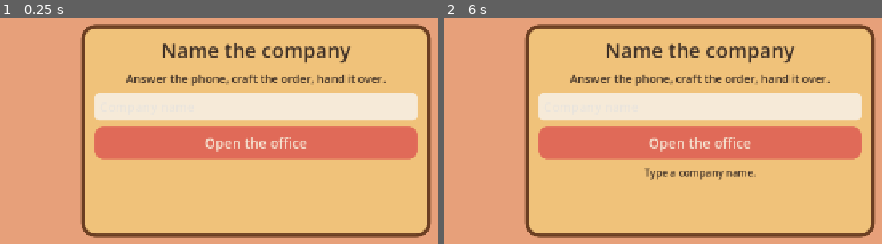
Above: before the commit, frames 1-2 (left to right).
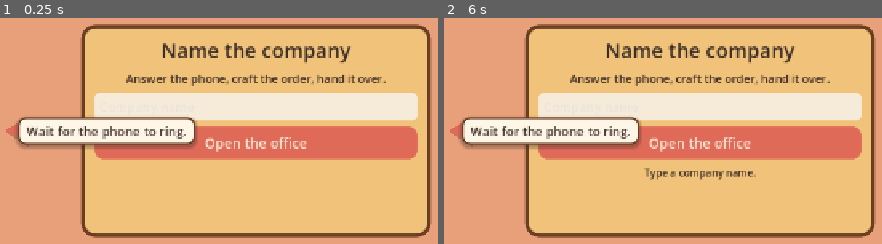
Above: after the commit, the same moments.

Repository: thomakhy025-code/u-r-fired
Game: Godot game, scene res://scenes/main.tscn
Two runs of this game, one before a commit and one after it. Both use one fixed random seed, a clock stepped at 60 frames per second and the inputs below.
Inputs:
- Up to frame 1 (0.25 s): no input
- Up to frame 2 (6 s): click "R&D 20" at 0.5 s; click "Wood 0" at 1.25 s; click "Plastic 0" at 2 s; click "Glass 0" at 2.75 s; click "Chairs 0" at 3.5 s; click "Phones 0" at 4.25 s; click "Bench free" at 5 s; click "Open the office" at 5.75 s

The runs differ from the first frame. In frame 1, 5.9% of the frame differs, in the area x 1-45%, y 43-58%; in frame 2, 5.9%.

Commit message:
Teach the opening call with a first-deal arrow.
The arrow walks through one sale, and the first caller keeps their love until that deal pays.

Co-authored-by: Cursor <cursoragent@cursor.com>

Diff:
--- a/scenes/office_view.gd
+++ b/scenes/office_view.gd
@@ -2,6 +2,7 @@
 extends Control
 
 ## Steep 3D toy office. Click people, the phone, the bench, and the supply shelf.
+## The opening lesson draws an arrow over the view until the first deal pays.
 
 const INK := Color("3a2c24")
 const CREAM := Color("fff6e8")
@@ -66,6 +67,13 @@
 var craft_label: Label3D
 var employee_ids: Array[String] = []
 var employee_rings: Array[MeshInstance3D] = []
+var phone_body: StaticBody3D
+var bench_body: StaticBody3D
+var shelf_body: StaticBody3D
+var employee_bodies: Dictionary[String, StaticBody3D] = {}
+var guide: LessonGuide
+var lesson_seen_call: bool = false
+var lesson_answered: bool = false
 
 
 func bind(next: GameState) -> void:
@@ -80,6 +88,7 @@
 	_build_hud()
 	if game != null:
 		_build_actors()
+	_build_guide()
 
 
 func _process(delta: float) -> void:
@@ -88,6 +97,7 @@
 	_time += delta
 	_fit_viewport()
 	_sync()
+	_sync_lesson()
 	_animate()
 
 
@@ -218,6 +228,7 @@
 
 func _build_employee(person: GameState.Employee, pos: Vector3) -> void:
 	var body := _station("employee", person.id, pos, Vector3(1.7, 1.9, 2.0), Vector3(0.0, 0.95, 0.25))
+	employee_bodies[person.id] = body
 	var ring := _add_box(body, Vector3(0.0, 0.05, 0.35), Vector3(1.55, 0.035, 1.7), Color("f0c36a"))
 	ring.visible = false
 	employee_rings.append(ring)
@@ -247,6 +258,7 @@
 
 func _build_phone(pos: Vector3) -> void:
 	var body := _station("phone", "phone", pos, Vector3(1.7, 1.5, 1.5), Vector3(0.0, 0.75, 0.0))
+	phone_body = body
 	phone_ring = _add_box(body, Vector3(0.0, 0.045, 0.0), Vector3(1.45, 0.03, 1.15), Color("f0c36a"))
 	phone_ring.visible = false
 	_add_box(body, Vector3(0.0, 0.52, 0.0), Vector3(1.2, 0.1, 0.78), Color("c4894a"))
@@ -263,6 +275,7 @@
 
 func _build_bench(pos: Vector3) -> void:
 	var body := _station("bench", "bench", pos, Vector3(2.6, 1.4, 1.5), Vector3(0.0, 0.7, 0.0))
+	bench_body = body
 	bench_ring = _add_box(body, Vector3(0.0, 0.045, 0.0), Vector3(2.45, 0.03, 1.25), Color("f0c36a"))
 	bench_ring.visible = false
 	_add_box(body, Vector3(0.0, 0.74, 0.0), Vector3(2.3, 0.12, 1.05), Color("d08a45"))
@@ -280,6 +293,7 @@
 
 func _build_shelf(pos: Vector3) -> void:
 	var body := _station("shelf", "shelf", pos, Vector3(1.7, 2.3, 1.15), Vector3(0.0, 1.15, 0.0))
+	shelf_body = body
 	shelf_ring = _add_box(body, Vector3(0.0, 0.045, 0.15), Vector3(1.55, 0.03, 1.05), Color("f0c36a"))
 	shelf_ring.visible = false
 	_add_box(body, Vector3(0.0, 1.05, -0.28), Vector3(1.4, 2.1, 0.1), WOOD)
@@ -924,3 +938,474 @@
 	box.content_margin_top = 6
 	box.content_margin_bottom = 6
 	return box
+
+
+enum LessonStep {
+	WAIT_RING,
+	SEE_CALL,
+	SEND_EMPLOYEE,
+	OPEN_SHELF,
+	BUY_MATERIAL,
+	OPEN_BENCH,
+	START_CRAFT,
+	WAIT_CRAFT,
+	HAND_EMPLOYEE,
+	HAND_CALL,
+}
+
+
+func _build_guide() -> void:
+	guide = LessonGuide.new()
+	guide.set_anchors_preset(Control.PRESET_FULL_RECT)
+	guide.mouse_filter = Control.MOUSE_FILTER_IGNORE
+	guide.z_index = 20
+	guide.visible = false
+	add_child(guide)
+
+
+func _sync_lesson() -> void:
+	if guide == null:
+		return
+	if game == null or not game.teaching or guide.size.x < 32.0 or guide.size.y < 32.0:
+		guide.shown = false
+		return
+	_advance_lesson_flags()
+	var step := _lesson_step()
+	var point := _lesson_point(step)
+	if point.x < -1000.0:
+		guide.shown = false
+		return
+	var local_tip: Vector2 = guide.get_global_transform().affine_inverse() * point
+	guide.tip = local_tip
+	guide.message = _lesson_line(step)
+	guide.shown = true
+
+
+func _advance_lesson_flags() -> void:
+	if game.caller == null:
+		return
+	if selected == "phone":
+		lesson_seen_call = true
+	if game.caller.phase == "talking":
+		lesson_seen_call = true
+		lesson_answered = true
+
+
+func _lesson_step() -> LessonStep:
+	if game.caller == null:
+		return LessonStep.WAIT_RING
+	var need_goods := game.goods_qty(game.caller.product_id) < game.caller.qty
+	if not lesson_answered and game.caller.phase == "waiting" and not lesson_seen_call:
+		return LessonStep.SEE_CALL
+	if not lesson_answered and game.caller.phase == "waiting":
+		return LessonStep.SEND_EMPLOYEE
+	if need_goods:
+		if game.craft != null:
+			return LessonStep.WAIT_CRAFT
+		if _needed_material() != "":
+			if selected == "shelf":
+				return LessonStep.BUY_MATERIAL
+			return LessonStep.OPEN_SHELF
+		if selected == "bench":
+			return LessonStep.START_CRAFT
+		return LessonStep.OPEN_BENCH
+	if game.caller.phase == "waiting":
+		return LessonStep.HAND_EMPLOYEE
+	return LessonStep.HAND_CALL
+
+
+func _lesson_point(step: LessonStep) -> Vector2:
+	if step == LessonStep.WAIT_RING:
+		return _phone_world_point()
+	if step == LessonStep.SEE_CALL or step == LessonStep.HAND_CALL:
+		return _control_point(phone_panel)
+	if step == LessonStep.SEND_EMPLOYEE or step == LessonStep.HAND_EMPLOYEE:
+		return _employee_point()
+	if step == LessonStep.OPEN_SHELF:
+		return _shelf_point()
+	if step == LessonStep.BUY_MATERIAL:
+		var bought := _control_point(_material_button(_needed_material()))
+		if bought.x > -1000.0:
+			return bought
+		return _shelf_point()
+	if step == LessonStep.START_CRAFT:
+		var craft_point := _control_point(_product_button())
+		if craft_point.x > -1000.0:
+			return craft_point
+		return _bench_point()
+	if step == LessonStep.OPEN_BENCH or step == LessonStep.WAIT_CRAFT:
+		return _bench_point()
+	return Vector2(-10000.0, -10000.0)
+
+
+func _lesson_line(step: LessonStep) -> String:
+	var who := _lesson_who()
+	var item := _lesson_item()
+	var bundle := _lesson_bundle()
+	var material := _material_word()
+	var craft_name := "Chair"
+	if game.caller != null:
+		craft_name = game.product_label(game.caller.product_id)
+	if step == LessonStep.WAIT_RING:
+		return "Wait for the phone to ring."
+	if step == LessonStep.SEE_CALL:
+		return "Press the incoming call to meet the caller."
+	if step == LessonStep.SEND_EMPLOYEE:
+		return "Send %s to take the call." % who
+	if step == LessonStep.OPEN_SHELF:
+		return "Buy %s from the supply shelf." % material
+	if step == LessonStep.BUY_MATERIAL:
+		return "Buy a pack of %s." % material
+	if step == LessonStep.OPEN_BENCH:
+		return "Craft the %s on the workbench." % item
+	if step == LessonStep.START_CRAFT:
+		return "Press %s to craft it." % craft_name
+	if step == LessonStep.WAIT_CRAFT:
+		return "Wait for the %s to finish." % item
+	if step == LessonStep.HAND_EMPLOYEE:
+		return "Send %s to hand over %s." % [who, bundle]
+	if step == LessonStep.HAND_CALL:
+		return "%s hands %s to the caller." % [who, bundle]
+	return "Wait for the phone to ring."
+
+
+func _lesson_who() -> String:
+	var person := _lesson_employee()
+	if person == null:
+		return "Someone"
+	return _short_name(person.display_name)
+
+
+func _lesson_employee() -> GameState.Employee:
+	if game.caller != null and game.caller.employee_id != "":
+		var current := game.find_employee(game.caller.employee_id)
+		if current != null:
+			return current
+	var mina := game.find_employee("mina")
+	if mina != null and not mina.busy:
+		return mina
+	var index: int = 0
+	while index < game.employees.size():
+		var person: GameState.Employee = game.employees[index]
+		if not person.busy:
+			return person
+		index += 1
+	if game.employees.is_empty():
+		return null
+	return game.employees[0]
+
+
+func _short_name(display_name: String) -> String:
+	var trimmed := display_name.strip_edges()
+	var space := trimmed.find(" ")
+	if space <= 0:
+		return trimmed
+	return trimmed.substr(0, space)
+
+
+func _lesson_item() -> String:
+	if game.caller == null:
+		return "order"
+	return game.product_name(game.caller.product_id)
+
+
+func _lesson_bundle() -> String:
+	if game.caller == null:
+		return "the order"
+	if game.caller.qty <= 1:
+		return "the %s" % _lesson_item()
+	return game.product_phrase(game.caller.product_id, game.caller.qty)
+
+
+func _material_word() -> String:
+	var material_id := _needed_material()
+	if material_id == "":
+		return "materials"
+	return game.material_name(material_id).to_lower()
+
+
+func _needed_material() -> String:
+	if game == null or game.caller == null:
+		return ""
+	var index: int = 0
+	while index < GameState.MATERIAL_ORDER.size():
+		var material_id: String = GameState.MATERIAL_ORDER[index]
+		if game.recipe_count(game.caller.product_id, material_id) > game.material_qty(material_id):
+			return material_id
+		index += 1
+	return ""
+
+
+func _phone_world_point() -> Vector2:
+	var world_point := _body_point(phone_body, Vector3(0.0, 1.05, 0.0))
+	if world_point.x > -1000.0 and not _covered_by_hud(world_point):
+		return world_point
+	return _control_point(phone_panel)
+
+
+func _employee_point() -> Vector2:
+	var person := _lesson_employee()
+	if person == null:
+		return Vector2(-10000.0, -10000.0)
+	var world_point := _body_point(_employee_body(person.id), Vector3(0.0, 1.35, 0.7))
+	if world_point.x > -1000.0 and not _covered_by_hud(world_point):
+		return world_point
+	return _card_point(person.id)
+
+
+func _shelf_point() -> Vector2:
+	var plaque := _control_point(_material_plaque(_needed_material()))
+	if plaque.x > -1000.0:
+		return plaque
+	var world_point := _body_point(shelf_body, Vector3(0.0, 1.45, 0.2))
+	if world_point.x > -1000.0 and not _covered_by_hud(world_point):
+		return world_point
+	return plaque
+
+
+func _bench_point() -> Vector2:
+	var world_point := _body_point(bench_body, Vector3(0.0, 1.2, 0.0))
+	if world_point.x > -1000.0 and not _covered_by_hud(world_point):
+		return world_point
+	var plaque := _control_point(bench_plaque)
+	if plaque.x > -1000.0:
+		return plaque
+	return _control_point(_product_plaque())
+
+
+func _employee_body(employee_id: String) -> StaticBody3D:
+	if employee_id == "" or not employee_bodies.has(employee_id):
+		return null
+	return employee_bodies[employee_id] as StaticBody3D
+
+
+func _card_point(employee_id: String) -> Vector2:
+	var index: int = 0
+	while index < card_ids.size() and index < cards.size():
+		if card_ids[index] == employee_id:
+			return _control_point(cards[index])
+		index += 1
+	return Vector2(-10000.0, -10000.0)
+
+
+func _material_plaque(material_id: String) -> Button:
+	if material_id == "plastic":
+		return plastic_plaque
+	if material_id == "glass":
+		return glass_plaque
+	return wood_plaque
+
+
+func _material_button(material_id: String) -> Button:
+	if material_id == "plastic":
+		return plastic_button
+	if material_id == "glass":
+		return glass_button
+	return wood_button
+
+
+func _product_plaque() -> Button:
+	if game.caller != null and game.caller.product_id == "phone":
+		return phone_plaque
+	return chair_plaque
+
+
+func _product_button() -> Button:
+	if game.caller != null and game.caller.product_id == "phone":
+		return phone_button
+	return chair_button
+
+
+func _covered_by_hud(point: Vector2) -> bool:
+	if phone_panel != null and is_instance_valid(phone_panel) and phone_panel.is_visible_in_tree():
+		var bar := phone_panel.get_global_rect()
+		if point.y <= bar.end.y + 6.0:
+			return true
+	if _panel_covers(bench_panel, point):
+		return true
+	if _panel_covers(shelf_panel, point):
+		return true
+	var index: int = 0
+	while index < cards.size():
+		if _panel_covers(cards[index], point):
+			return true
+		index += 1
+	return false
+
+
+func _panel_covers(node: Control, point: Vector2) -> bool:
+	if node == null or not is_instance_valid(node) or not node.is_visible_in_tree():
+		return false
+	return node.get_global_rect().grow(8.0).has_point(point)
+
+
+func _control_point(node: Control) -> Vector2:
+	if node == null or not is_instance_valid(node) or not node.is_visible_in_tree():
+		return Vector2(-10000.0, -10000.0)
+	var rect := node.get_global_rect()
+	if rect.size.x < 2.0 or rect.size.y < 2.0:
+		return Vector2(-10000.0, -10000.0)
+	return _point_at_rect(rect)
+
+
+func _point_at_rect(rect: Rect2) -> Vector2:
+	var center := rect.get_center()
+	if guide == null or guide.size.x < 32.0 or guide.size.y < 32.0:
+		return center
+	var screen_center: Vector2 = guide.get_global_transform() * (guide.size * 0.5)
+	var toward := center - screen_center
+	if toward.length() < 8.0:
+		return Vector2(center.x, rect.position.y - 8.0)
+	toward = toward.normalized()
+	var half := rect.size * 0.5
+	var reach_x := half.x / maxf(absf(toward.x), 0.05)
+	var reach_y := half.y / maxf(absf(toward.y), 0.05)
+	return center - toward * (minf(reach_x, reach_y) + 8.0)
+
+
+func _body_point(body: Node3D, local_pos: Vector3) -> Vector2:
+	if body == null or camera == null or view_box == null or viewport == null:
+		return Vector2(-10000.0, -10000.0)
+	var world_pos := body.to_global(local_pos)
+	if camera.is_position_behind(world_pos):
+		return Vector2(-10000.0, -10000.0)
+	var projected := camera.unproject_position(world_pos)
+	if is_nan(projected.x) or is_nan(projected.y) or is_inf(projected.x) or is_inf(projected.y):
+		return Vector2(-10000.0, -10000.0)
+	var vp_size := Vector2(viewport.size)
+	var area := view_box.size
+	if vp_size.x < 1.0 or vp_size.y < 1.0 or area.x < 1.0 or area.y < 1.0:
+		return Vector2(-10000.0, -10000.0)
+	var local := Vector2(projected.x * area.x / vp_size.x, projected.y * area.y / vp_size.y)
+	if local.x < 16.0 or local.y < 16.0 or local.x > area.x - 16.0 or local.y > area.y - 16.0:
+		return Vector2(-10000.0, -10000.0)
+	return view_box.get_global_transform() * local
+
+
+class LessonGuide extends Control:
+	var message: String = ""
+	var tip: Vector2 = Vector2.ZERO
+	var shown: bool = false
+	var tail: Vector2 = Vector2.ZERO
+	var aim: Vector2 = Vector2.UP
+	var line: Label
+	var plate: PanelContainer
+
+	func _ready() -> void:
+		mouse_filter = Control.MOUSE_FILTER_IGNORE
+		set_anchors_preset(Control.PRESET_FULL_RECT)
+		var style := StyleBoxFlat.new()
+		style.bg_color = Color("fff6e8")
+		style.border_color = Color("6b3e22")
+		style.set_border_width_all(3)
+		style.set_corner_radius_all(12)
+		style.content_margin_left = 14
+		style.content_margin_right = 14
+		style.content_margin_top = 8
+		style.content_margin_bottom = 8
+		style.shadow_color = Color(0.23, 0.17, 0.14, 0.35)
+		style.shadow_size = 6
+		style.shadow_offset = Vector2(0, 3)
+		plate = PanelContainer.new()
+		plate.mouse_filter = Control.MOUSE_FILTER_IGNORE
+		plate.add_theme_stylebox_override("panel", style)
+		add_child(plate)
+		line = Label.new()
+		line.mouse_filter = Control.MOUSE_FILTER_IGNORE
+		line.horizontal_alignment = HORIZONTAL_ALIGNMENT_CENTER
+		line.vertical_alignment = VERTICAL_ALIGNMENT_CENTER
+		line.autowrap_mode = TextServer.AUTOWRAP_OFF
+		var fallback: Font = ThemeDB.fallback_font
+		if fallback != null:
+			line.add_theme_font_override("font", fallback)
+		line.add_theme_font_size_override("font_size", 20)
+		line.add_theme_color_override("font_color", Color("3a2c24"))
+		plate.add_child(line)
+		visible = false
+
+	func _process(_delta: float) -> void:
+		visible = shown
+		if not shown:
+			return
+		_refresh_aim()
+		_place_line()
+		queue_redraw()
+
+	func _refresh_aim() -> void:
+		var center := size * 0.5
+		var delta := tip - center
+		if delta.length() < 1.0:
+			aim = Vector2(0.0, -1.0)
+		else:
+			aim = delta.normalized()
+		var bob := sin(float(Time.get_ticks_msec()) * 0.006) * 10.0
+		tail = tip - aim * (124.0 + bob)
+
+	func _place_line() -> void:
+		var font: Font = ThemeDB.fallback_font
+		if font != null:
+			line.add_theme_font_override("font", font)
+		line.add_theme_font_size_override("font_size", 20)
+		line.text = message
+		var max_width := maxf(size.x - 48.0, 180.0)
+		var text_size := Vector2(180.0, 26.0)
+		if font != null:
+			text_size = font.get_string_size(message, HORIZONTAL_ALIGNMENT_CENTER, -1, 20)
+		if text_size.x > max_width and font != null:
+			line.autowrap_mode = TextServer.AUTOWRAP_WORD_SMART
+			text_size = font.get_string_size(message, HORIZONTAL_ALIGNMENT_CENTER, max_width, 20)
+			text_size.x = max_width
+		else:
+			line.autowrap_mode = TextServer.AUTOWRAP_OFF
+		var box_size := text_size + Vector2(28.0, 16.0)
+		line.custom_minimum_size = text_size
+		plate.custom_minimum_size = box_size
+		plate.size = box_size
+		var rest := tip - aim * 124.0
+		var pos := rest - aim * (box_size.y * 0.5 + 16.0) - box_size * 0.5
+		pos = _clamp_plate(pos, box_size)
+		if Rect2(pos, box_size).grow(12.0).has_point(tip):
+			var side := Vector2(-aim.y, aim.x)
+			pos = _clamp_plate(pos + side * (box_size.y + 28.0), box_size)
+		plate.position = pos
+		plate.size = box_size
+
+	func _clamp_plate(pos: Vector2, box_size: Vector2) -> Vector2:
+		var margin_bottom := 120.0
+		if size.y < 520.0:
+			margin_bottom = 16.0
+		var max_x := maxf(size.x - box_size.x - 12.0, 12.0)
+		var max_y := maxf(size.y - box_size.y - margin_bottom, 12.0)
+		pos.x = clampf(pos.x, 12.0, max_x)
+		pos.y = clampf(pos.y, 12.0, max_y)
+		return pos
+
+	func _draw() -> void:
+		if not shown:
+			return
+		_draw_arrow(tail + Vector2(3.0, 4.0), tip + Vector2(3.0, 4.0), Color(0.23, 0.17, 0.14, 0.28), 12.0, 34.0)
+		_draw_arrow(tail, tip, Color("3a2c24"), 11.0, 32.0)
+		_draw_arrow(tail, tip, Color("fff6e8"), 8.0, 26.0)
+		_draw_arrow(tail, tip, Color("e06a58"), 5.0, 20.0)
+		draw_circle(tail, 9.0, Color("3a2c24"))
+		draw_circle(tail, 6.0, Color("fff6e8"))
+
+	func _draw_arrow(from: Vector2, to: Vector2, fill: Color, width: float, head: float) -> void:
+		var delta := to - from
+		var length := delta.length()
+		if length < 4.0:
+			return
+		var dir := delta / length
+		var side := Vector2(-dir.y, dir.x)
+		var neck := to - dir * head
+		var shaft := PackedVector2Array()
+		shaft.push_back(from + side * width)
+		shaft.push_back(neck + side * width)
+		shaft.push_back(neck - side * width)
+		shaft.push_back(from - side * width)
+		draw_colored_polygon(shaft, fill)
+		var head_poly := PackedVector2Array()
+		head_poly.push_back(to)
+		head_poly.push_back(neck + side * head * 0.62)
+		head_poly.push_back(neck - side * head * 0.62)
+		draw_colored_polygon(head_poly, fill)
--- a/scripts/game_state.gd
+++ b/scripts/game_state.gd
@@ -3,6 +3,7 @@
 
 ## Real-time office. Customers call for chairs and mobile phones.
 ## Employees take the call, the bench crafts from supplier materials, and love falls while a caller waits.
+## The opening lesson holds that love until the first payout, so the first deal can be finished.
 
 const MATERIAL_ORDER: Array[String] = ["wood", "plastic", "glass"]
 const CALLER_NAMES: Array[String] = ["Nia Cole", "Ellis Park", "Remy Cho", "Jordan Hale", "Sable Quinn"]
@@ -27,6 +28,7 @@
 var spawn_wait: float = 1.2
 var calls_made: int = 0
 var next_caller: int = 0
+var teaching: bool = true
 
 
 func _init(seed_value: int = 1) -> void:
@@ -72,6 +74,7 @@
 	spawn_wait = 1.2
 	calls_made = 0
 	next_caller = 0
+	teaching = true
 	caller = null
 	craft = null
 	materials.clear()
@@ -363,7 +366,7 @@
 
 func _next_step(left: float) -> float:
 	var step := left
-	if caller != null and caller.love > 0.0:
+	if caller != null and _love_drains() and caller.love > 0.0:
 		var love_time := caller.love / LOVE_PER_SECOND
 		if love_time < step:
 			step = love_time
@@ -379,8 +382,12 @@
 	return step
 
 
+func _love_drains() -> bool:
+	return not teaching
+
+
 func _apply_step(step: float) -> void:
-	if caller != null:
+	if caller != null and _love_drains():
 		caller.love -= LOVE_PER_SECOND * step
 	if craft != null:
 		craft.seconds_left -= step
@@ -451,6 +458,7 @@
 	else:
 		cash += pay
 		notice = "%s paid %d." % [buyer, pay]
+	teaching = false
 	caller = null
 	spawn_wait = 6.5
 
--- a/scripts/sim_test.gd
+++ b/scripts/sim_test.gd
@@ -1,6 +1,6 @@
 extends SceneTree
 
-## Headless checks for calls, stock, love, crafting, and company skill.
+## Headless checks for calls, stock, love, crafting, company skill, and the opening lesson.
 
 var failed: int = 0
 
@@ -12,6 +12,7 @@
 	_check_crafting_chairs_and_phones()
 	_check_research_improves_next_craft()
 	_check_employees_start_at_different_levels()
+	_check_teaching_pauses_love_until_first_payout()
 	if failed > 0:
 		print("FAILED %d" % failed)
 		quit(1)
@@ -32,6 +33,8 @@
 	var game := GameState.new()
 	game.setup_new_game()
 	game.ambient = false
+	# Later calls use the normal love timer. The lesson check covers the first deal.
+	game.teaching = false
 	return game
 
 
@@ -153,3 +156,38 @@
 	_ok(game.employees.size() >= 3, "the office has a staff")
 	_ok(game.employees[0].level != game.employees[1].level and game.employees[1].level != game.employees[2].level, "employees start at different levels")
 	_ok(game.employees[0].display_name != "" and game.employees[0].role != "", "employees have a name and a role")
+
+
+func _check_teaching_pauses_love_until_first_payout() -> void:
+	var game := GameState.new()
+	game.setup_new_game()
+	game.ambient = false
+	_ok(game.teaching, "a new game teaches the first deal")
+	game.spawn_call("chair", 1)
+	var started := game.caller.love
+	game.tick(8.0)
+	_ok(game.caller != null and is_equal_approx(game.caller.love, started), "love stays while the first caller waits")
+	game.assign_employee("mina")
+	game.tick(30.0)
+	_ok(game.caller != null and game.teaching, "the first caller stays through a short shelf")
+	_ok(is_equal_approx(game.caller.love, started), "love stays while the first deal is still open")
+	_ok(game.caller.phase == "waiting", "a short shelf sends the caller back to waiting")
+	var cash_before := game.cash
+	game.materials["wood"] = 1
+	game.materials["plastic"] = 1
+	game.start_craft("chair")
+	game.tick(game.craft.seconds_left)
+	_ok(game.goods_qty("chair") == 1 and game.teaching, "the lesson continues until the deal pays")
+	game.assign_employee("mina")
+	var during := game.caller.love
+	game.tick(1.0)
+	_ok(game.caller != null and game.caller.phase == "talking" and is_equal_approx(game.caller.love, during), "love stays while the chair is handed over")
+	game.tick(game.answer_seconds("chair", 1))
+	var mina := game.find_employee("mina")
+	_ok(game.caller == null and game.teaching == false, "the first payout ends the lesson")
+	_ok(game.cash == cash_before + game.unit_pay("chair") - game.commission_for(game.unit_pay("chair")), "the lesson deal pays the company")
+	_ok(mina != null and mina.calls_closed == 1, "the lesson deal counts as closed")
+	game.spawn_call("phone", 1)
+	var next_love := game.caller.love
+	game.tick(3.0)
+	_ok(game.caller != null and game.caller.love < next_love, "love falls again after the first payout")
Not shown, changed: docs/index.pck
